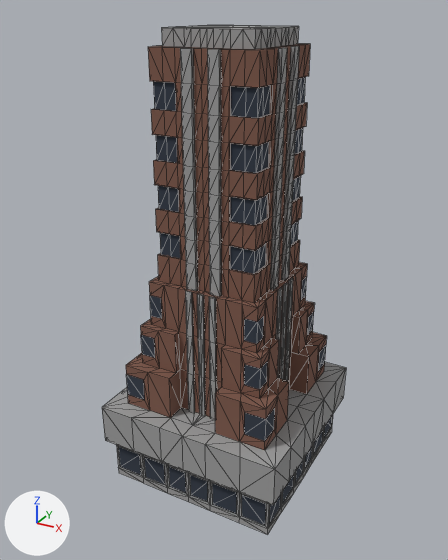
The glTF model apps/web/public/models/land-structures/tower-cand-3/home.glb, before and after one commit.
Camera for both pictures: a camera (50 mm lens) standing at (204.0, -381.0, 350.0) and looking at (-3.0, -5.0, 162.0). The lights are fixed; the arrows at lower left show +X, +Y and +Z. The picture after the commit comes second. Mesh edges are drawn as thin lines.

Names of what the first picture shows: 'SM_Skyscraper_02:SM_Skyscraper1'.
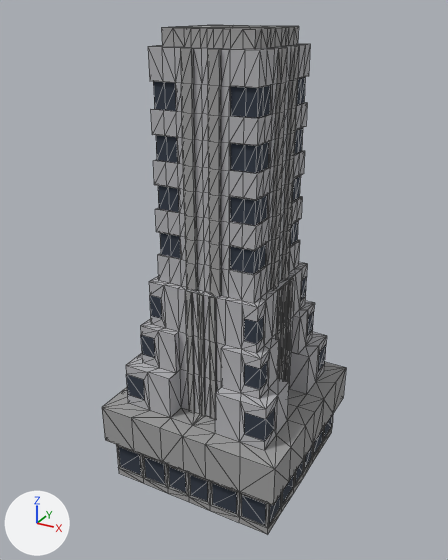
Commit message: fix(land): recolor Option C skyscraper brown→grey (limestone) + cache-bust

Where the newer file only moved an object's origin or applied its transform, the numbers keep the older frame.

Changed parts and their boxes (x1, y1, x2, y2) in the pictures (448 x 560 px):
```json
{"object": "SM_Skyscraper_02:SM_Skyscraper1", "change": "recoloured", "before": [105, 25, 336, 534], "after": [105, 25, 336, 534], "on screen": "brown to grey"}
```

Edits to the scene script, one JSON object a line:
```json
{"op": "set", "path": "mat_sm_skyscraper_02_lambert4sg.base_color", "old": "(0.21, 0.1, 0.07)", "new": "(0.45, 0.45, 0.47)", "note": "brown #7e594b -> grey #b3b3b6"}
```
